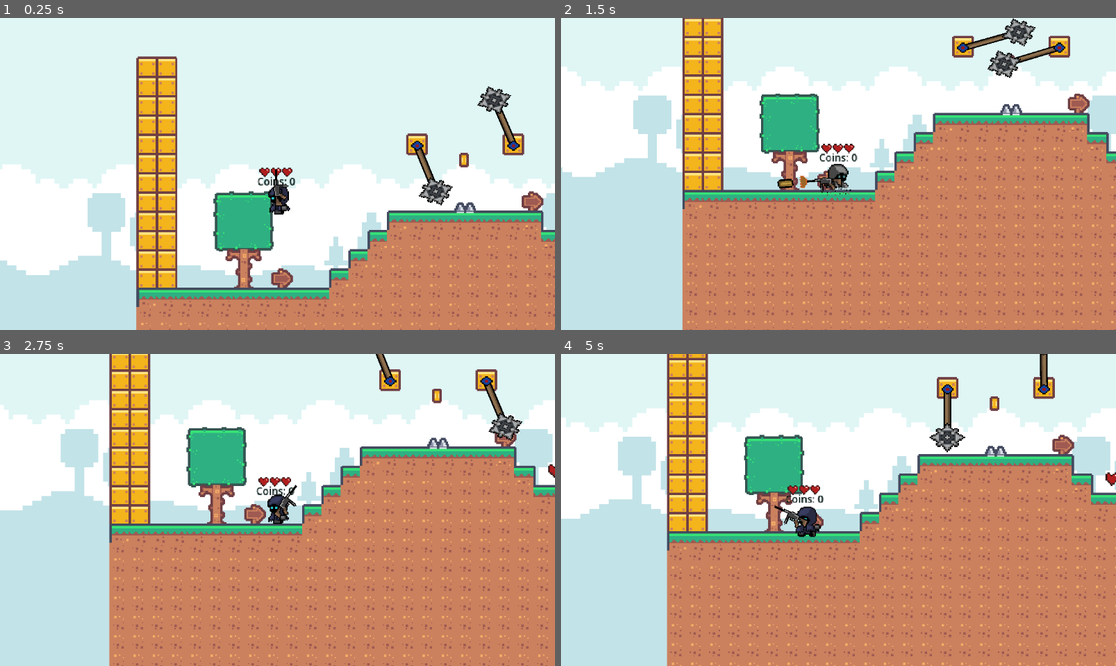
Above: before the commit, frames 1-4 (two rows, left to right).
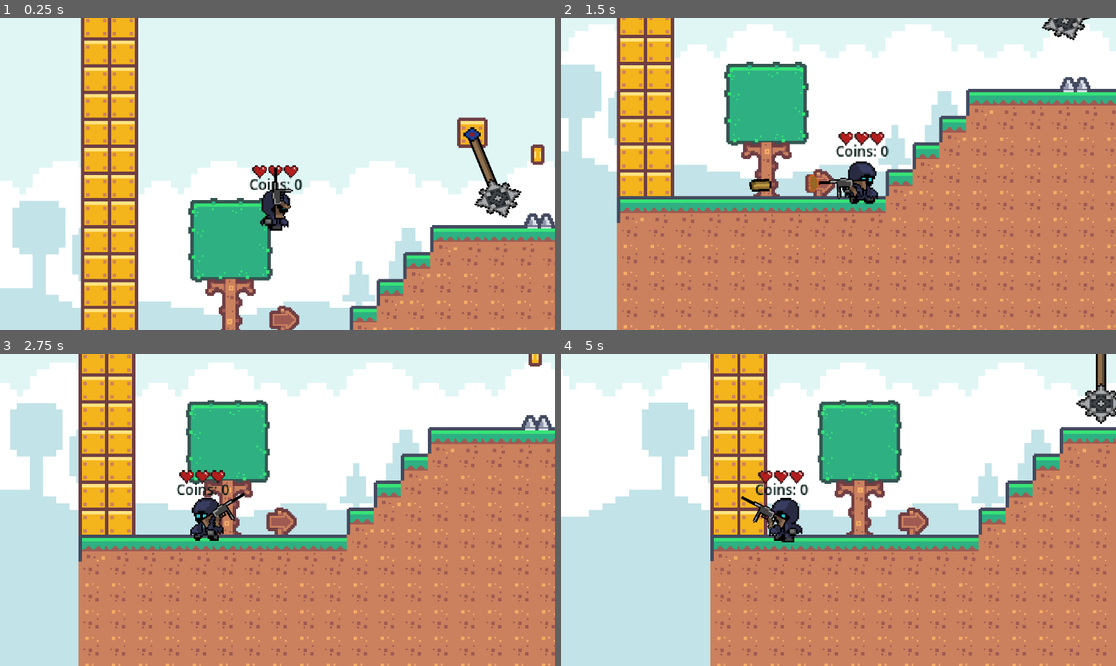
Above: after the commit, the same moments.

Repository: Mark-0909/Echo-Soul-Saver
Game: Godot game, scene res://main.tscn
The game is run twice, just before and just after one commit, with the same random seed, the same clock (stepped at 60 frames per second) and the same inputs.
Inputs (mouse positions are in pixels of both pictures, inside the frame that each line leads up to):
- Up to frame 1 (0.25 s): no input
- Up to frame 2 (1.5 s): move the mouse to (960, 158) at 0.52 s; hold Right (right) from 0.53 s (still down); tap E (transform) at 0.6 s; tap Space (jump) at 0.77 s; move the mouse to (727, 189) at 1.27 s; click (727, 189) at 1.35 s
- Up to frame 3 (2.75 s): tap Space (jump) at 1.52 s; tap E (transform) at 1.55, 2.1 s; move the mouse to (333, 441) at 2.02 s; release Right (right) at 2.03 s; hold A (left) from 2.03 s (still down)
- Up to frame 4 (5 s): move the mouse to (810, 572) at 2.77 s; release A (left) at 2.78 s; hold Right (right) 2.78-4.28 s; tap E (transform) at 2.85, 3.8, 4.35 s; tap Space (jump) at 3.02, 3.77, 4.52 s; move the mouse to (1005, 556) at 3.52 s; click (1005, 556) at 3.6 s; move the mouse to (672, 463) at 4.27 s; hold A (left) from 4.28 s (still down)

The runs differ from the first frame. In frame 1, 42% of the frame differs, in the area x 0-100%, y 0-100%; in frame 2, 47%; in frame 3, 41%; in frame 4, 47%.

Commit message:
update transform

Diff:
--- a/main.tscn
+++ b/main.tscn
@@ -354,7 +354,7 @@
 scale = Vector2(0.592127, 0.647653)
 
 [node name="Camera2D" type="Camera2D" parent="Player"]
-zoom = Vector2(2.5, 2.5)
+zoom = Vector2(3.485, 3.485)
 limit_bottom = 255
 position_smoothing_enabled = true
 position_smoothing_speed = 3.0
--- a/node/player.tscn
+++ b/node/player.tscn
@@ -1,18 +1,15 @@
-[gd_scene load_steps=21 format=3 uid="uid://vsnp2ticy0j8"]
+[gd_scene load_steps=18 format=3 uid="uid://vsnp2ticy0j8"]
 
 [ext_resource type="Script" path="res://script/player.gd" id="1_k0vyt"]
 [ext_resource type="Texture2D" uid="uid://csxwpq4j76axv" path="res://assets/player/ghostidle1.png" id="2_5seh4"]
 [ext_resource type="Texture2D" uid="uid://coovne67lxa6y" path="res://assets/player/ghostidle2.png" id="3_ta57n"]
 [ext_resource type="Texture2D" uid="uid://b7jsxoe66mbyq" path="res://assets/player/ghostidle3.png" id="4_sc1en"]
-[ext_resource type="Texture2D" uid="uid://ct8ycr7nyewxg" path="res://assets/player/creation1.png" id="4_sxj5h"]
-[ext_resource type="Texture2D" uid="uid://b6wfhssjssf31" path="res://assets/player/creation2.png" id="5_r8ktv"]
-[ext_resource type="Texture2D" uid="uid://cna5ux8dxqech" path="res://assets/player/creation3.png" id="6_l43kk"]
-[ext_resource type="Texture2D" uid="uid://xojsa5y2g1r4" path="res://assets/player/creation4.png" id="7_j7omk"]
-[ext_resource type="Texture2D" uid="uid://04f7srixi238" path="res://assets/player/creation5.png" id="8_gtxjg"]
-[ext_resource type="Texture2D" uid="uid://bosfqtlo455o0" path="res://assets/player/creation5.1.png" id="9_x0oog"]
-[ext_resource type="Texture2D" uid="uid://bxk38e6bftinv" path="res://assets/player/creation6.png" id="10_3o4gv"]
-[ext_resource type="Texture2D" uid="uid://dvi1453wk13qn" path="res://assets/player/creation7.png" id="11_sth7j"]
-[ext_resource type="Texture2D" uid="uid://b0ph5m4mjyv3p" path="res://assets/player/creation8.png" id="12_2wn27"]
+[ext_resource type="Texture2D" uid="uid://b8fid6ekemcmx" path="res://assets/player/transform1.png" id="7_wmr4m"]
+[ext_resource type="Texture2D" uid="uid://cro8nvetk0yra" path="res://assets/player/transform2.png" id="8_2ofyq"]
+[ext_resource type="Texture2D" uid="uid://bwy2cbcbqkyv1" path="res://assets/player/transform3.png" id="9_jomdb"]
+[ext_resource type="Texture2D" uid="uid://wkcyjiayo7pw" path="res://assets/player/transform4.png" id="10_fyguy"]
+[ext_resource type="Texture2D" uid="uid://5bqn72b8rero" path="res://assets/player/transform5.png" id="11_af7jf"]
+[ext_resource type="Texture2D" uid="uid://dhv8mj7yj664" path="res://assets/player/transform6.png" id="12_pf2ql"]
 [ext_resource type="Texture2D" uid="uid://cbayh1yagnrl0" path="res://assets/player/run1.png" id="14_ry0ol"]
 [ext_resource type="Texture2D" uid="uid://tf53sloo64ls" path="res://assets/player/run2.png" id="15_75vdj"]
 [ext_resource type="Texture2D" uid="uid://lr8qvpjg7bkq" path="res://assets/player/run3.png" id="16_oukyn"]
@@ -52,43 +49,49 @@
 }, {
 "frames": [{
 "duration": 1.0,
-"texture": ExtResource("4_sxj5h")
+"texture": ExtResource("7_wmr4m")
 }, {
 "duration": 1.0,
-"texture": ExtResource("5_r8ktv")
+"texture": ExtResource("8_2ofyq")
 }, {
 "duration": 1.0,
-"texture": ExtResource("6_l43kk")
+"texture": ExtResource("9_jomdb")
 }, {
 "duration": 1.0,
-"texture": ExtResource("7_j7omk")
+"texture": ExtResource("10_fyguy")
 }, {
 "duration": 1.0,
-"texture": ExtResource("8_gtxjg")
+"texture": ExtResource("11_af7jf")
 }, {
 "duration": 1.0,
-"texture": ExtResource("9_x0oog")
-}, {
-"duration": 1.0,
-"texture": ExtResource("10_3o4gv")
-}, {
-"duration": 1.0,
-"texture": ExtResource("11_sth7j")
-}, {
-"duration": 1.0,
-"texture": ExtResource("12_2wn27")
-}, {
-"duration": 1.0,
-"texture": ExtResource("2_5seh4")
+"texture": ExtResource("12_pf2ql")
 }],
 "loop": true,
 "name": &"transform",
-"speed": 9.0
+"speed": 8.0
 }, {
-"frames": [],
+"frames": [{
+"duration": 1.0,
+"texture": ExtResource("12_pf2ql")
+}, {
+"duration": 1.0,
+"texture": ExtResource("11_af7jf")
+}, {
+"duration": 1.0,
+"texture": ExtResource("10_fyguy")
+}, {
+"duration": 1.0,
+"texture": ExtResource("9_jomdb")
+}, {
+"duration": 1.0,
+"texture": ExtResource("8_2ofyq")
+}, {
+"duration": 1.0,
+"texture": ExtResource("7_wmr4m")
+}],
 "loop": true,
 "name": &"untransform",
-"speed": 5.0
+"speed": 8.0
 }, {
 "frames": [{
 "duration": 1.0,
@@ -125,7 +128,7 @@
 [node name="AnimatedSprite2D" type="AnimatedSprite2D" parent="."]
 scale = Vector2(0.450521, 0.465169)
 sprite_frames = SubResource("SpriteFrames_w4a28")
-animation = &"transform"
+animation = &"untransform"
 flip_h = true
 
 [node name="CollisionShape2D" type="CollisionShape2D" parent="."]
--- a/node/wreckingball.tscn
+++ b/node/wreckingball.tscn
@@ -2,7 +2,7 @@
 
 [ext_resource type="Script" path="res://script/wreckingball.gd" id="1_qp56c"]
 [ext_resource type="Texture2D" uid="uid://c4uuvownvh8sv" path="res://assets/rope.png" id="1_v7ig0"]
-[ext_resource type="Texture2D" uid="uid://dyrr6lr7gbtwm" path="res://assets/wreckingball.png" id="2_010ae"]
+[ext_resource type="Texture2D" uid="uid://dyrr6lr7gbtwm" path="res://assets/player/wreckingball.png" id="2_010ae"]
 [ext_resource type="Texture2D" uid="uid://cxdelb3shwmot" path="res://assets/circler.png" id="3_rk4fm"]
 
 [sub_resource type="CircleShape2D" id="CircleShape2D_hrqk7"]
--- a/script/player.gd
+++ b/script/player.gd
@@ -58,13 +58,13 @@
 	if not is_ghost:
 		# Transform into ghost
 		$AnimatedSprite2D.play("transform")
-		await get_tree().create_timer(1.0).timeout
+		await get_tree().create_timer(.8).timeout
 		$AnimatedSprite2D.play("ghostidle")
 		is_ghost = true
 	else:
 		# Transform back to normal
 		$AnimatedSprite2D.play("untransform")  # <- Create this anim if needed
-		await get_tree().create_timer(1.0).timeout
+		await get_tree().create_timer(.8).timeout
 		$AnimatedSprite2D.play("idle")
 		is_ghost = false
 
Binary file removed: assets/player/creation1.png
Binary file removed: assets/player/creation2.png
Binary file removed: assets/player/creation3.png
Not shown, removed: assets/player/creation3.png.import
Binary file removed: assets/player/creation4.png
Binary file removed: assets/player/creation5.1.png
Binary file removed: assets/player/creation5.png
Not shown, removed: assets/player/creation5.png.import
Binary file removed: assets/player/creation6.png
Not shown, removed: assets/player/creation6.png.import
Binary file removed: assets/player/creation7.png
Binary file removed: assets/player/creation8.png
(and 16 more such lines)
